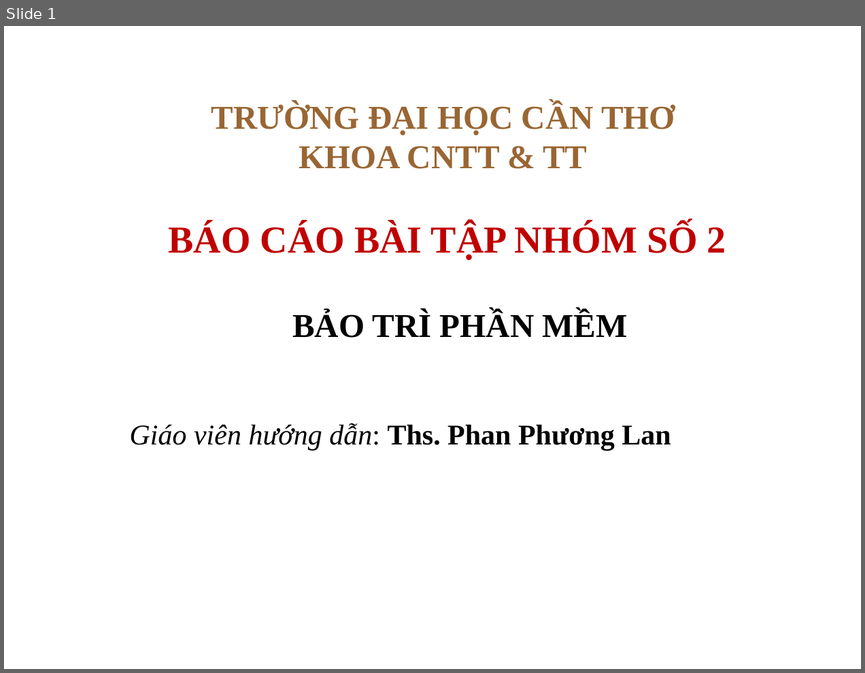
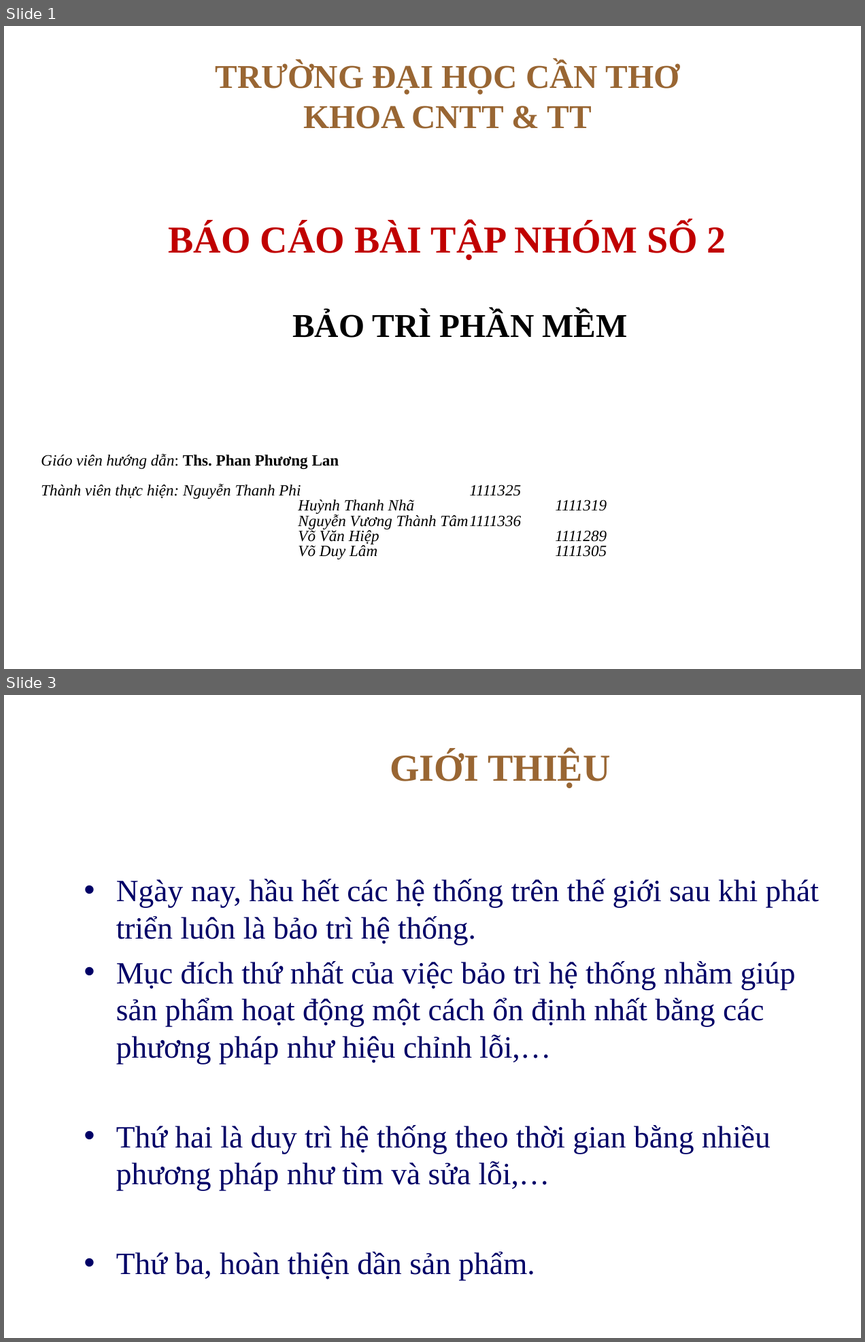
Before and after one commit to thanhphi0127/manager-configuration, a slide deck: doc/baitapso2/NHOM5_BAOCAO_BT2.ppt. Shown one above the other, each under a label of ours: slide 1 before the commit, slides 1 and 3 after it; the slides between them are not shown. The pictures are 865x673 and 865x1342 pixels, drawn with LibreOffice and Linux fonts; fonts in the diff are those of the drawing; background and template pictures are left out. Boxes give left, top, right and bottom in pixels: in the first picture for what was removed or moved away, otherwise in the second. Text is boxed around its words. In the diff, an @@ line names an element or a change of style, - is before the commit and + after.

```diff
--- a/doc/baitapso2/NHOM5_BAOCAO_BT2.ppt
+++ b/doc/baitapso2/NHOM5_BAOCAO_BT2.ppt
@@ slide 3 added at [4, 695, 861, 1338], background picture (left out) @@
@@ title added at [390, 751, 611, 787], 32 pt, text #996633, bold @@
+GIỚI THIỆU
@@ text added at [116, 879, 819, 1280], 26 pt, text #000066 @@
+• Ngày nay, hầu hết các hệ thống trên thế giới sau khi phát triển luôn là bảo trì hệ thống.
+• Mục đích thứ nhất của việc bảo trì hệ thống nhằm giúp sản phẩm hoạt động một cách ổn định nhất bằng các phương pháp như hiệu chỉnh lỗi,…
+• Thứ hai là duy trì hệ thống theo thời gian bằng nhiều phương pháp như tìm và sửa lỗi,…
+• Thứ ba, hoàn thiện dần sản phẩm.
@@ slide 1 changed as well @@
@@ title "TRƯỜNG ĐẠI HỌC CẦN THƠ ...": place and size @@
-title "TRƯỜNG ĐẠI HỌC CẦN THƠ ..." at [211, 102, 675, 169]
+title "TRƯỜNG ĐẠI HỌC CẦN THƠ ..." at [215, 62, 680, 129]
@@ text at [41, 454, 339, 469]: size 24 to 13.2 pt in "Giáo viên hướng dẫn: Ths. Phan Phương ..."; alignment centre to left; line spacing 1 to 0.8 @@
@@ text at [41, 484, 606, 559]: paragraphs added @@
+Thành viên thực hiện: Nguyễn Thanh Phi 1111325
+Huỳnh Thanh Nhã 1111319
+Nguyễn Vương Thành Tâm 1111336
+Võ Văn Hiệp 1111289
+Võ Duy Lâm 1111305
```
Also in this commit, not shown: 3 other slides added, 4 slides removed.
